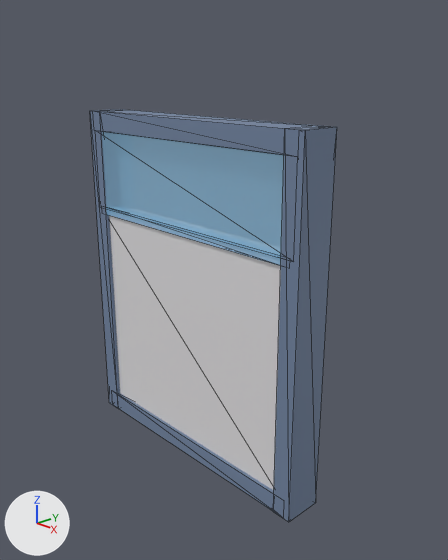
An edit to the Blender file models/objects/01_wall_half_panel.blend, drawn before and after from the same camera.
One viewpoint serves both versions: a 50 mm lens placed at (3.18, -2.73, 2.81), pointed at (0.16, 0.12, 1.39). The axes (+X, +Y, +Z) are drawn at lower left. The lights are the same throughout. The picture after the commit comes second. Mesh edges are drawn as thin lines.

Script lines for the objects in view, before the commit:
```python
ob_part_1 = bpy.data.objects.new('part_1', me_part_1_005)
ob_part_1.parent = ob_world
ob_part_1.location = (0.0, -0.901, 0.0)
ob_part_1.scale = (1.0, 1.15, 1.0)
ob_part_2 = bpy.data.objects.new('part_2', me_part_2_004)
ob_part_2.parent = ob_world
ob_part_2.location = (0.0, -2.062, -0.07)
ob_part_2.scale = (1.0, 0.658, 1.0)
ob_part_3 = bpy.data.objects.new('part_3', me_part_3_004)
ob_part_3.parent = ob_world
ob_part_3.location = (0.0, -2.429, 0.0)
ob_part_3.scale = (0.96, 1.0, 0.963)
ob_part_4 = bpy.data.objects.new('part_4', me_part_4_004)
ob_part_4.parent = ob_world
ob_part_4.location = (0.0, -0.07, 0.0)
ob_part_4.scale = (0.955, 1.0, 0.968)
ob_part_5 = bpy.data.objects.new('part_5', me_part_5_005)
ob_part_5.parent = ob_world
ob_part_5.location = (-0.98, -1.25, 0.0)
ob_part_5.scale = (1.0, 1.0, 0.982)
ob_part_6 = bpy.data.objects.new('part_6', me_part_6_003)
ob_part_6.parent = ob_world
ob_part_6.location = (0.98, -1.25, 0.0)
ob_part_6.scale = (1.0, 1.0, 0.984)
ob_part_7 = bpy.data.objects.new('part_7', me_part_7_003)
ob_part_7.parent = ob_world
ob_part_7.location = (0.0, -1.752, -0.0924)
```
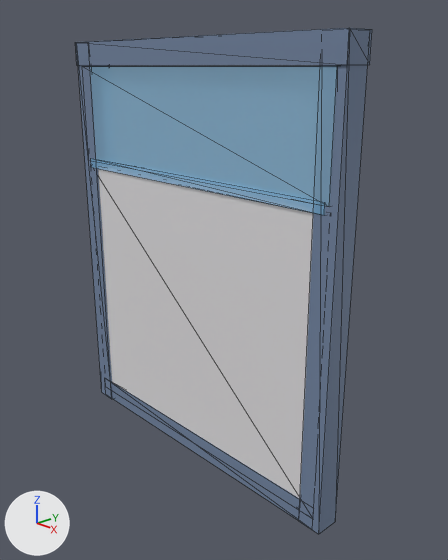
Edits to the bpy script that builds the scene:
```text
Change ob_part_1:
    ob_part_1.parent: ob_world -> ob_world_005
Change ob_part_2:
    ob_part_2.parent: ob_world -> ob_world_005
Change ob_part_3:
    ob_part_3.parent: ob_world -> ob_world_005
    ob_part_3.scale: (0.96, 1.0, 0.963) -> (1.0, 1.0, 1.01)
Change ob_part_4:
    ob_part_4.parent: ob_world -> ob_world_005
    ob_part_4.scale: (0.955, 1.0, 0.968) -> (0.955, 1.0, 0.849)
Change ob_part_5:
    ob_part_5.parent: ob_world -> ob_world_005
    ob_part_5.scale: (1.0, 1.0, 0.982) -> (1.0, 1.0, 0.943)
Change ob_part_6:
    ob_part_6.parent: ob_world -> ob_world_005
    ob_part_6.scale: (1.0, 1.0, 0.984) -> (1.0, 1.0, 0.897)
Change ob_part_7:
    ob_part_7.parent: ob_world -> ob_world_005
Add ob_world_005:
    ob_world_005 = bpy.data.objects.new('world.005', None)
    ob_world_005.location = (0.00154, 0.0, 0.0)
    ob_world_005.rotation_euler = (-1.571, 0.0, 0.0)  # degrees (-90, 0, 0)
    ob_world_005.scale = (1.19, 1.19, 0.674)
```

Pixel boxes [x1, y1, x2, y2] of what changed, in the pictures (448 x 560 px):
'part_1', moved: before [109, 215, 281, 490]; after [98, 169, 313, 498]
'part_2', moved: before [102, 131, 284, 256]; after [90, 66, 338, 207]
'part_6', moved, rescaled (8% wider, 18% taller): before [273, 125, 337, 522]; after [299, 65, 368, 534]
'part_3', moved, rescaled: before [100, 110, 314, 155]; after [75, 28, 372, 65]
'part_5', moved, rescaled (11% taller): before [90, 109, 126, 409]; after [78, 65, 113, 399]
'part_4', moved, rescaled (20% wider, 17% taller): before [118, 393, 274, 511]; after [112, 382, 300, 520]
'part_7', moved: before [106, 207, 281, 266]; after [91, 158, 325, 215]
